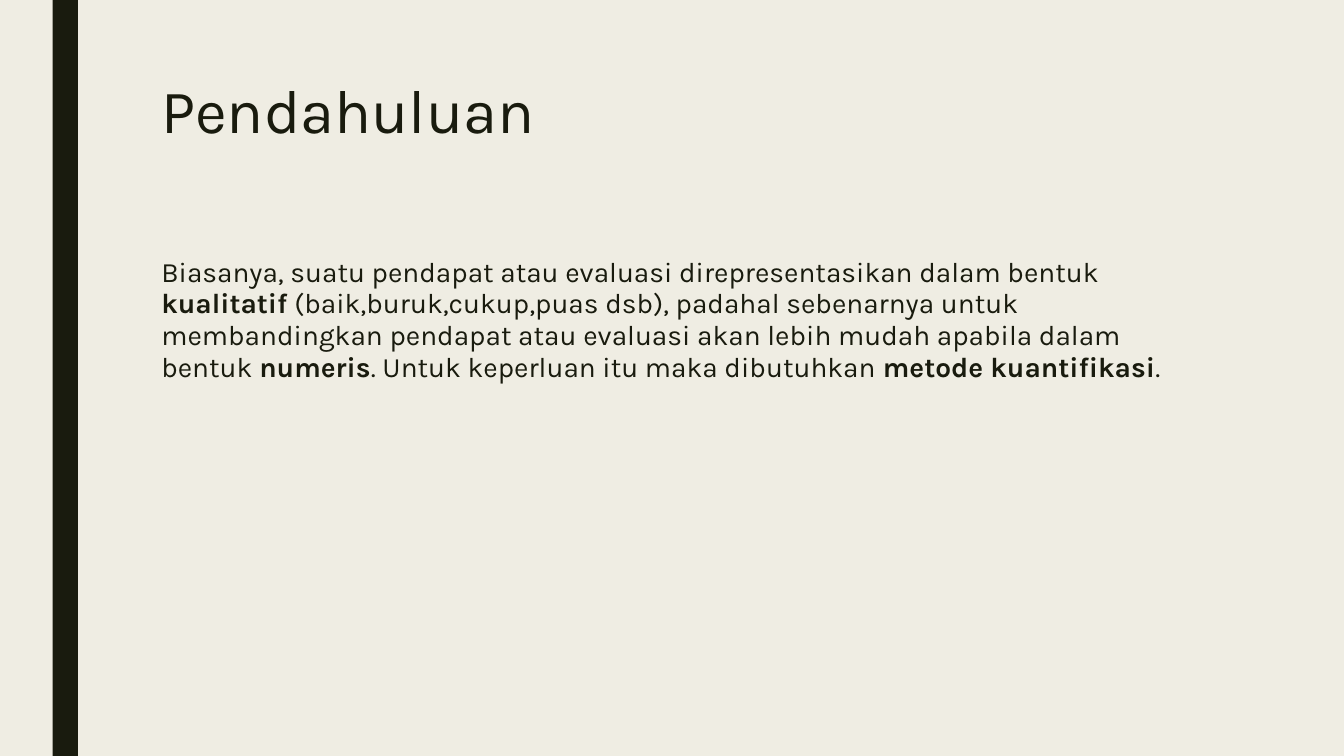
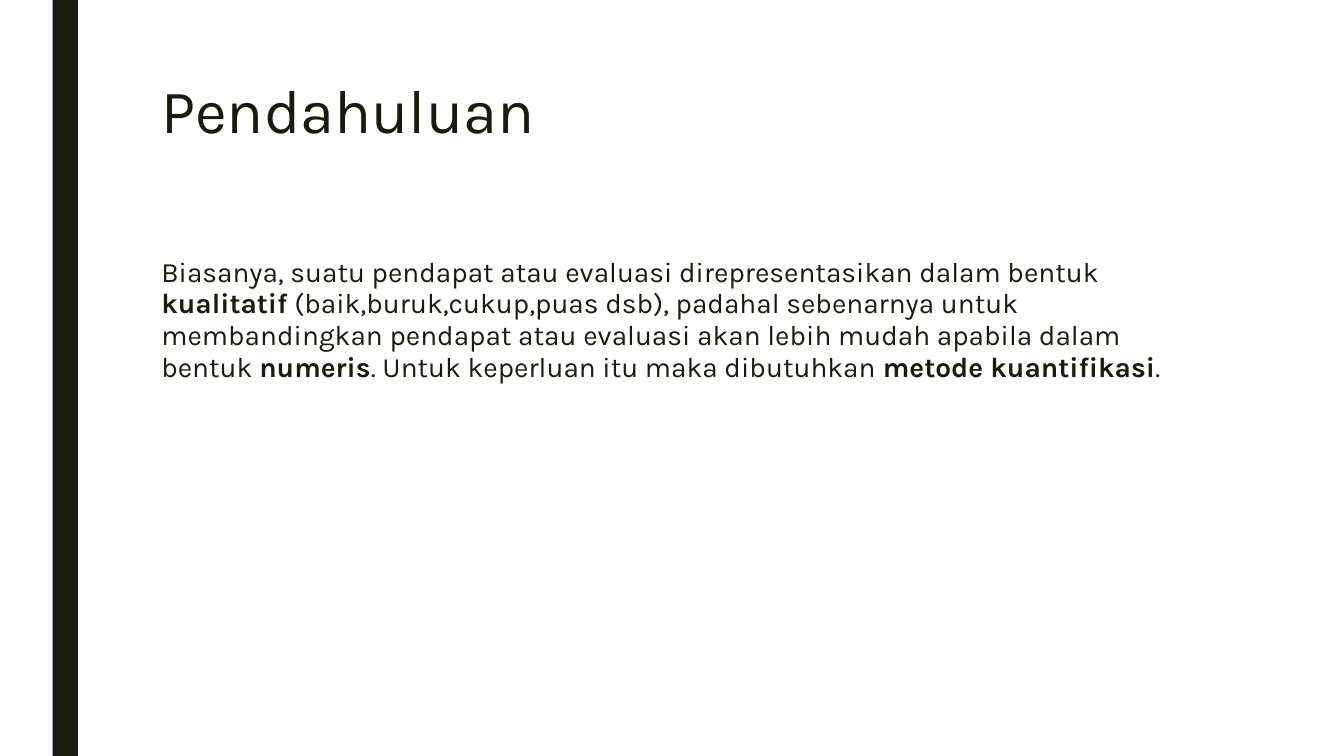
Before and after one commit to lol97/Puzzy, a slide deck: slide 4 of Fuzzy Quantification Theory.pptx. Drawn at 1344x756 pixels with LibreOffice and Linux fonts; fonts in the diff are those of the drawing. Boxes give left, top, right and bottom in pixels: in the first picture for what was removed or moved away, otherwise in the second. Text is boxed around its words. In the diff, an @@ line names an element or a change of style, - is before the commit and + after.

```diff
--- a/Fuzzy Quantification Theory.pptx
+++ b/Fuzzy Quantification Theory.pptx
@@ background #EFEDE3 to #FFFFFF @@
```
Also in this commit, not shown: 17 other slides changed, 19 slides added, 6 other files.
